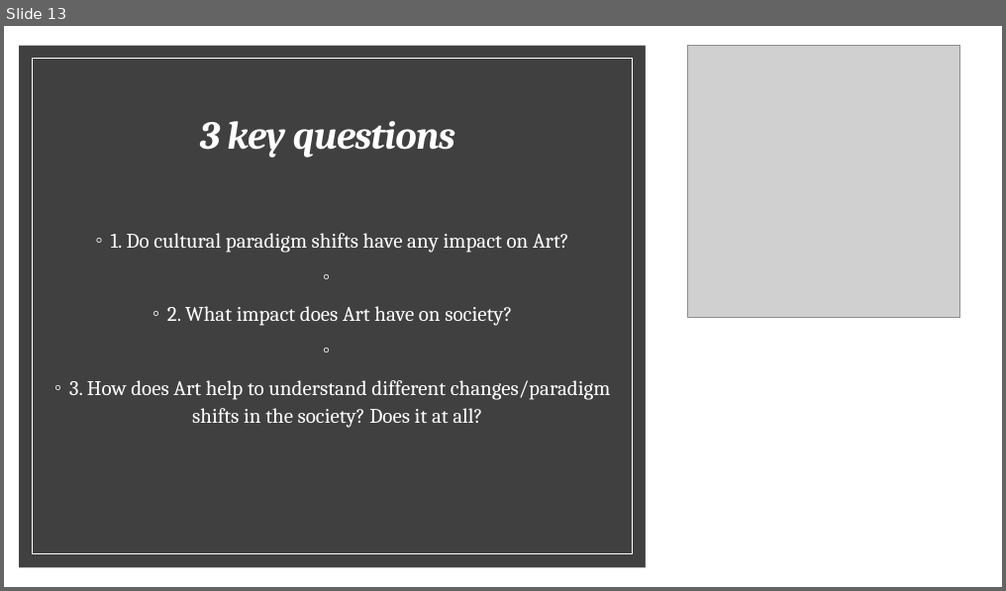
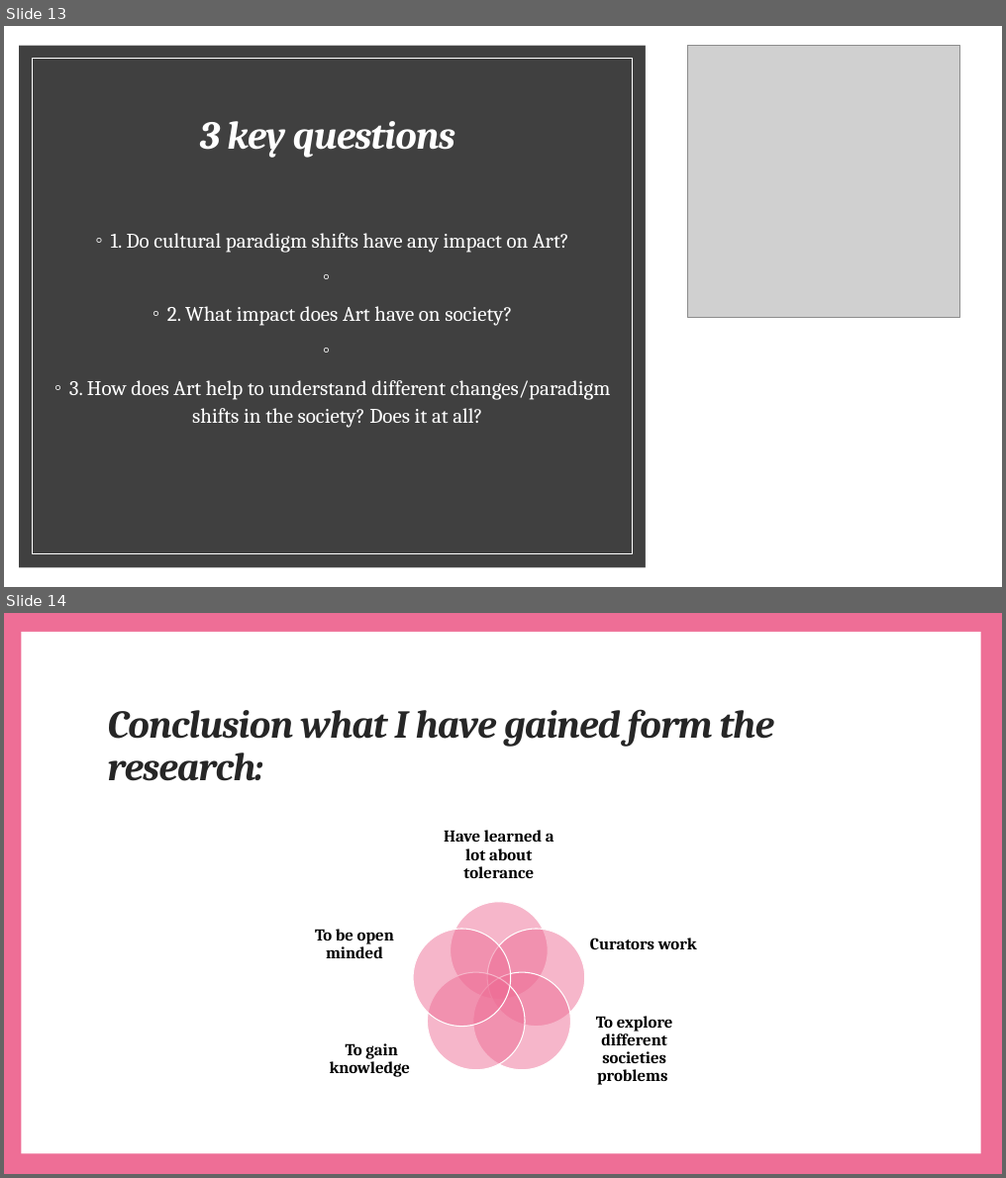
Before and after one commit to alk36/Curators-Presentation, a slide deck: art curators the newest one from saturday from pc.pptx. Shown one above the other, each under a label of ours: slide 13 before the commit, slides 13 and 14 after it. The pictures are 1006x591 and 1006x1178 pixels, drawn with LibreOffice and Linux fonts; fonts in the diff are those of the drawing; grey boxes stand for pictures. Boxes give left, top, right and bottom in pixels: in the first picture for what was removed or moved away, otherwise in the second. Text is boxed around its words. In the diff, an @@ line names an element or a change of style, - is before the commit and + after.

```diff
--- a/art curators the newest one from saturday from pc.pptx
+++ b/art curators the newest one from saturday from pc.pptx
@@ slide 14 added at box(4, 613, 1002, 1174), background #FFFFFF @@
@@ rectangle added at box(4, 613, 1002, 1174), fill #EE6E96 @@
@@ rectangle added at box(21, 632, 981, 1155), fill #FFFFFF @@
@@ title added at box(108, 709, 774, 781), 38 pt, text #262626, bold, italic @@
+Conclusion what I have gained form the research:
@@ group added at box(315, 830, 697, 1085): 5 ellipses, 5 texts @@
+Have learned a lot about tolerance
+Curators work
+To explore different societies problems
+To gain knowledge
+To be open minded
```
Also in this commit, not shown: 10 slides changed, 2 other slides added, 3 slides removed, 1 other file.
